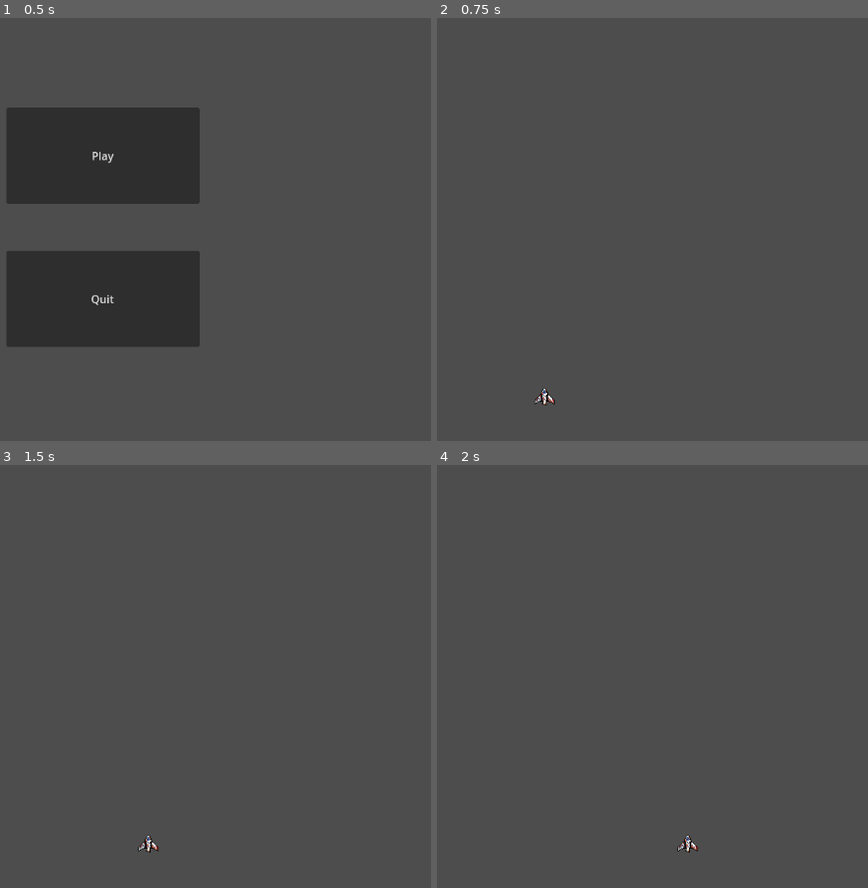
Above: before the commit, frames 1-4 (two rows, left to right).
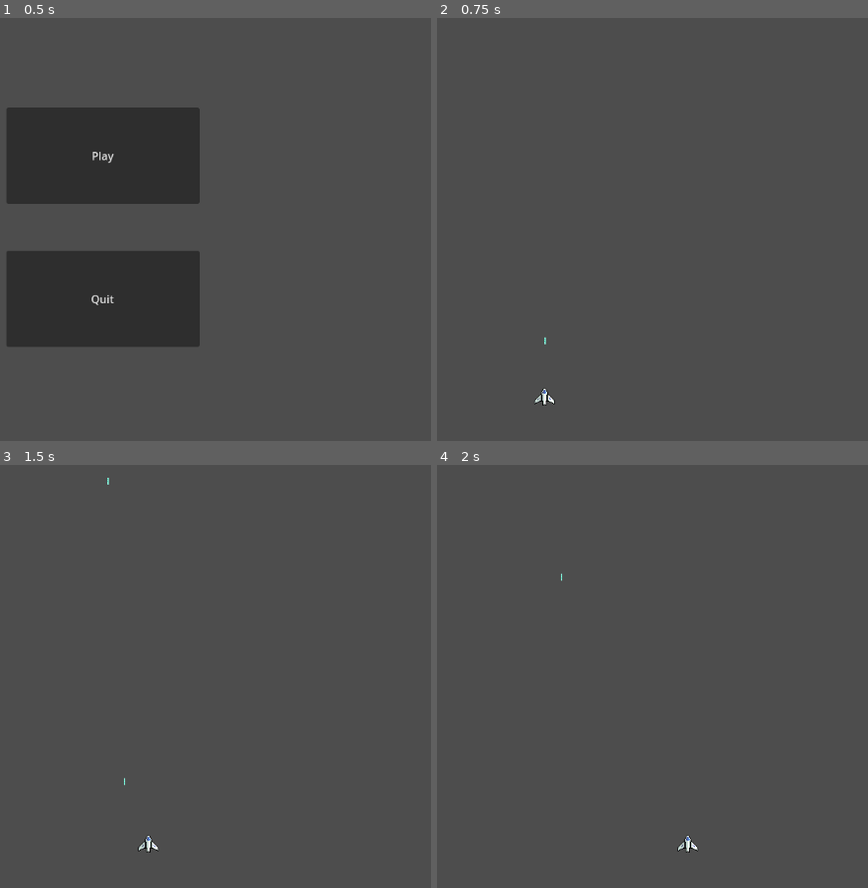
Above: after the commit, the same moments.

Repository: tomesfilip/SpaceJunkCleanup
Game: Godot game, scene res://scenes/main.tscn
Two runs of this game, one before a commit and one after it. Both use one fixed random seed, a clock stepped at 60 frames per second and the inputs below.
Inputs:
- Up to frame 1 (0.5 s): no input
- Up to frame 2 (0.75 s): click "Play" at 0.5 s
- Up to frame 3 (1.5 s): tap Enter at 1.25 s; hold Right (move_right) from 1.28 s (still down); tap Space (shoot, bound only after the commit) at 1.35 s
- Up to frame 4 (2 s): keep holding Right (move_right)

Frame 1 is identical in both runs. In frame 2, less than 0.1% of the frame differs, in the area x 22-28%, y 75-92%; in frame 3, less than 0.1%, in the area x 24-37%, y 3-92%; in frame 4, less than 0.1%.

Commit message:
shooting option

Diff:
--- a/project.godot
+++ b/project.godot
@@ -46,6 +46,11 @@
 , Object(InputEventKey,"resource_local_to_scene":false,"resource_name":"","device":-1,"window_id":0,"alt_pressed":false,"shift_pressed":false,"ctrl_pressed":false,"meta_pressed":false,"pressed":false,"keycode":0,"physical_keycode":83,"key_label":0,"unicode":115,"echo":false,"script":null)
 ]
 }
+shoot={
+"deadzone": 0.5,
+"events": [Object(InputEventKey,"resource_local_to_scene":false,"resource_name":"","device":-1,"window_id":0,"alt_pressed":false,"shift_pressed":false,"ctrl_pressed":false,"meta_pressed":false,"pressed":false,"keycode":0,"physical_keycode":32,"key_label":0,"unicode":32,"echo":false,"script":null)
+]
+}
 
 [rendering]
 
--- /dev/null
+++ b/scenes/laser.tscn
@@ -0,0 +1,25 @@
+[gd_scene load_steps=4 format=3 uid="uid://ba1x5t7o54pmc"]
+
+[ext_resource type="Script" path="res://scripts/laser.gd" id="1_dkai2"]
+[ext_resource type="Texture2D" uid="uid://c5exng8pr6hrx" path="res://assets/Foozle_2DS0011_Void_MainShip/Main ship weapons/PNGs/laser.png" id="1_tfh7v"]
+
+[sub_resource type="RectangleShape2D" id="RectangleShape2D_2n03c"]
+size = Vector2(2, 10)
+
+[node name="Laser" type="Area2D"]
+script = ExtResource("1_dkai2")
+
+[node name="Sprite2D" type="Sprite2D" parent="."]
+position = Vector2(0, -5)
+scale = Vector2(0.3, 0.3)
+texture = ExtResource("1_tfh7v")
+
+[node name="CollisionShape2D" type="CollisionShape2D" parent="."]
+position = Vector2(0, -5)
+shape = SubResource("RectangleShape2D_2n03c")
+
+[node name="VisibleOnScreenNotifier2D" type="VisibleOnScreenNotifier2D" parent="."]
+position = Vector2(0, 2)
+scale = Vector2(0.1, 0.05)
+
+[connection signal="screen_exited" from="VisibleOnScreenNotifier2D" to="." method="_on_visible_on_screen_notifier_2d_screen_exited"]
--- a/scenes/player.tscn
+++ b/scenes/player.tscn
@@ -47,7 +47,10 @@
 
 [node name="AnimatedSprite2D" type="AnimatedSprite2D" parent="."]
 sprite_frames = SubResource("SpriteFrames_5gaa5")
-animation = &"VeryDamaged"
+animation = &"FullHealth"
 
 [node name="CollisionPolygon2D" type="CollisionPolygon2D" parent="."]
 polygon = PackedVector2Array(-5, -4, -15, 5, -15, 11, -13, 11, -5, 7, -3, 7, -3, 13, 3, 13, 3, 7, 6, 7, 13, 11, 15, 11, 15, 5, 5, -4, 0, -13)
+
+[node name="Muzzle" type="Marker2D" parent="."]
+position = Vector2(0, -16)
--- a/scenes/space.tscn
+++ b/scenes/space.tscn
@@ -1,7 +1,8 @@
-[gd_scene load_steps=5 format=3 uid="uid://d14pe7h0pn0gn"]
+[gd_scene load_steps=6 format=3 uid="uid://d14pe7h0pn0gn"]
 
 [ext_resource type="PackedScene" uid="uid://2xb440ueyavp" path="res://scenes/player.tscn" id="1_jlj46"]
 [ext_resource type="Script" path="res://scripts/space.gd" id="1_wldxv"]
+[ext_resource type="PackedScene" uid="uid://ba1x5t7o54pmc" path="res://scenes/laser.tscn" id="3_5mncr"]
 
 [sub_resource type="RectangleShape2D" id="RectangleShape2D_40ptf"]
 size = Vector2(74.75, 649.5)
@@ -28,3 +29,8 @@
 [node name="PlayerSpawnPosition" type="Marker2D" parent="."]
 position = Vector2(577, 583)
 scale = Vector2(1e-05, 1e-05)
+
+[node name="Laser" parent="." instance=ExtResource("3_5mncr")]
+position = Vector2(578, 606)
+
+[node name="LaserContainer" type="Node2D" parent="."]
--- /dev/null
+++ b/scripts/laser.gd
@@ -0,0 +1,20 @@
+extends Area2D
+
+@export var speed = 600
+
+func _physics_process(delta):
+	global_position.y += -speed * delta
+
+
+# Called when the node enters the scene tree for the first time.
+func _ready():
+	pass # Replace with function body.
+
+
+# Called every frame. 'delta' is the elapsed time since the previous frame.
+func _process(delta):
+	pass
+
+
+func _on_visible_on_screen_notifier_2d_screen_exited():
+	queue_free()
--- a/scripts/player.gd
+++ b/scripts/player.gd
@@ -1,11 +1,23 @@
 extends CharacterBody2D
 
+signal laser_shot(laser_scene, location)
 
-const SPEED = 300.0
+@export var speed = 300.0
+
+@onready var muzzle = $Muzzle
+
+var laser_scene = preload("res://scenes/laser.tscn")
+
+func _process(delta):
+	if Input.is_action_just_pressed("shoot"):
+		shoot()
 
 func _physics_process(delta):
 	var direction = Vector2(Input.get_axis("move_left", "move_right"),
 							Input.get_axis("move_up", "move_down"))
 
-	velocity = direction * SPEED
+	velocity = direction * speed
 	move_and_slide()
+
+func shoot():
+	laser_shot.emit(laser_scene, muzzle.global_position)
--- a/scripts/space.gd
+++ b/scripts/space.gd
@@ -2,6 +2,7 @@
 
 
 @onready var player_spawn_position = $PlayerSpawnPosition
+@onready var laser_container = $LaserContainer
 
 var player = null
 
@@ -10,7 +11,14 @@
 	assert(player != null)
 
 	player.global_position = player_spawn_position.global_position
+	player.laser_shot.connect(_on_player_laser_shot)
 
 func _process(_delta):
 	if Input.is_action_just_pressed("quit"):
 		get_tree().quit()
+
+
+func _on_player_laser_shot(laser_scene, location):
+	var laser = laser_scene.instantiate()
+	laser.global_position = location
+	laser_container.add_child(laser)
Binary file added: assets/Foozle_2DS0011_Void_MainShip/Main ship weapons/PNGs/laser.png
Not shown, added: assets/Foozle_2DS0011_Void_MainShip/Main ship weapons/PNGs/laser.png.import
